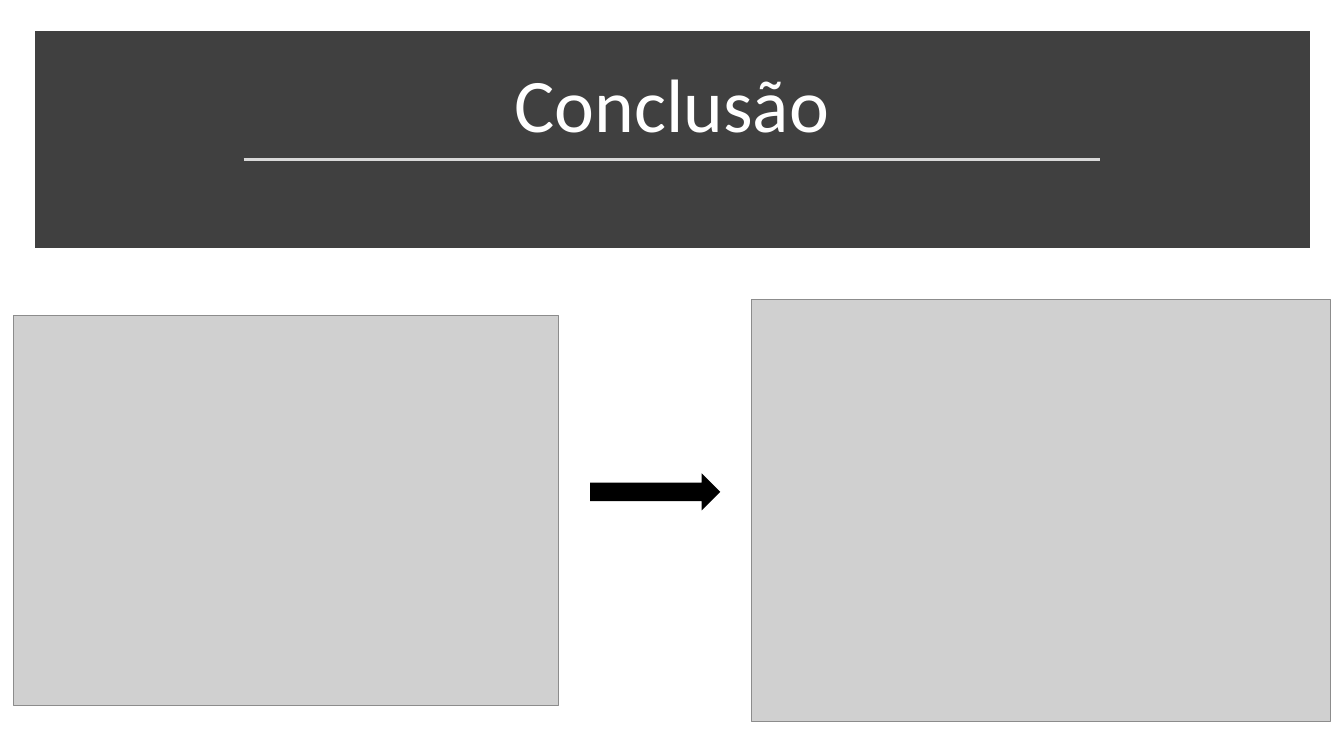
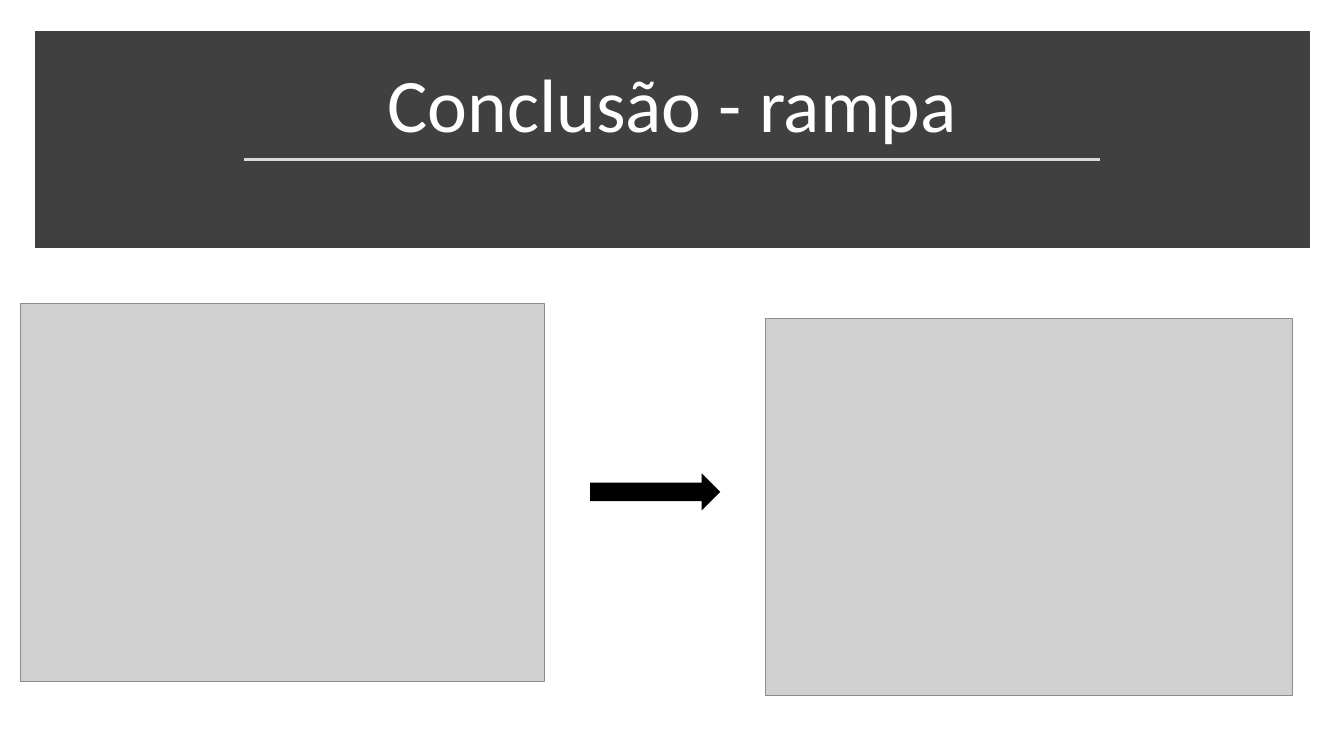
Before and after one commit to pedrocelia/Hot-Wheels, a slide deck: slide 8 of Projeto 3 – Modelagem e simulação do mundo.pptx. Drawn at 1344x756 pixels with LibreOffice and Linux fonts; fonts in the diff are those of the drawing; grey boxes stand for pictures. Boxes give left, top, right and bottom in pixels: in the first picture for what was removed or moved away, otherwise in the second. Text is boxed around its words. In the diff, an @@ line names an element or a change of style, - is before the commit and + after.

```diff
--- a/Projeto 3 – Modelagem e simulação do mundo.pptx
+++ b/Projeto 3 – Modelagem e simulação do mundo.pptx
@@ title at (387,79,956,144): text changed @@
-Conclusão
+Conclusão - rampa
@@ picture: place and size @@
-picture at (13,316,559,706)
+picture at (21,303,545,682)
@@ picture: place and size @@
-picture at (752,299,1331,721)
+picture at (765,319,1293,697)
```
Also in this commit, not shown: 3 other slides changed, 1 slide added, 1 other file.
